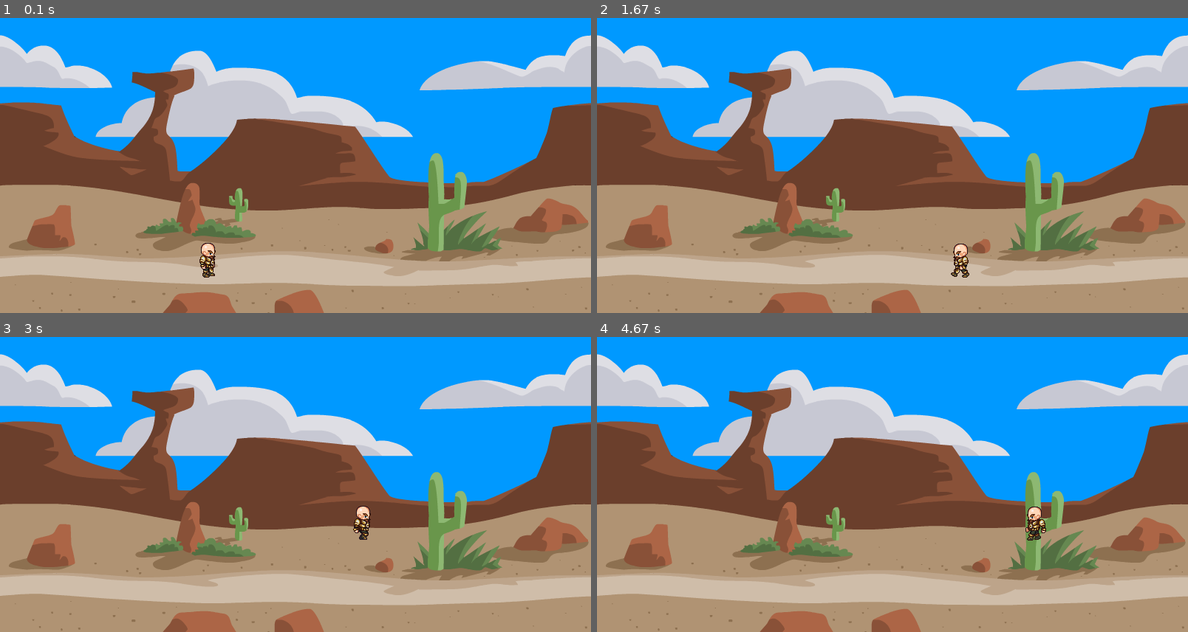
Above: before the commit, frames 1-4 (two rows, left to right).
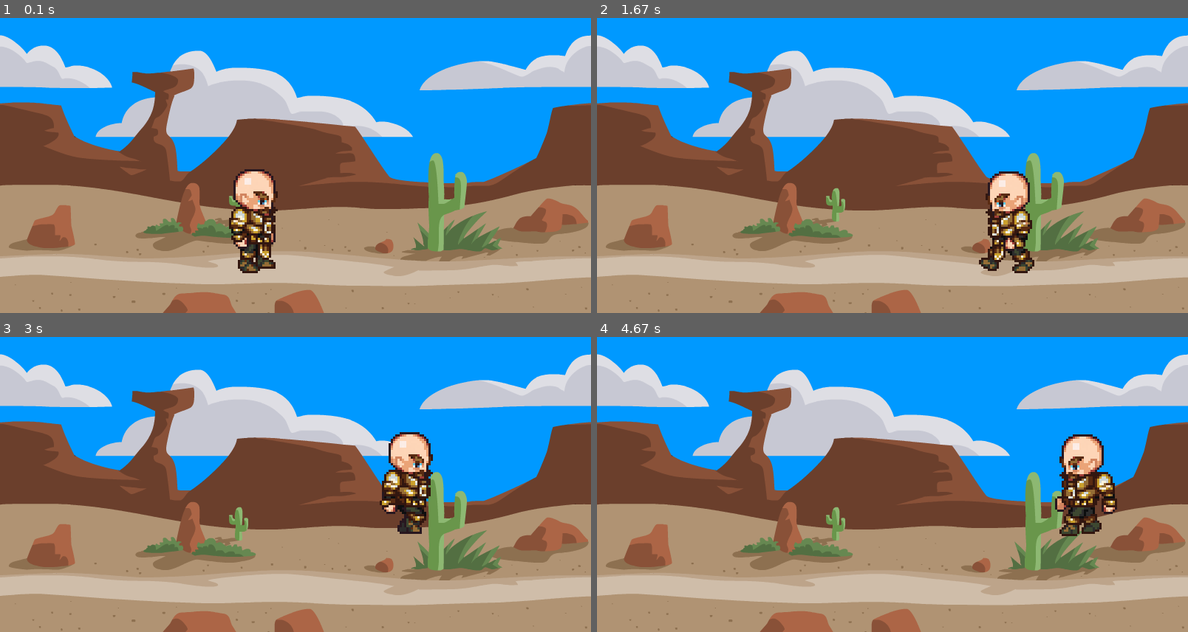
Above: after the commit, the same moments.

Repository: HelmutQualtinger/PyGameTut
Game: pygame game, started from Part-07-Objects.py
The game is run twice, just before and just after one commit, with the same random seed, the same clock (stepped at 60 frames per second) and the same inputs.
Inputs:
- Up to frame 1 (0.1 s): no input
- Up to frame 2 (1.67 s): hold Right 0.33-0.8 s; hold Right 0.83-1.3 s; tap Space at 0.9, 1.2, 1.4 s; hold Left from 1.33 s (still down)
- Up to frame 3 (3 s): tap Space at 1.7, 1.97, 2.27, 2.4, 2.7 s; release Left at 1.87 s; hold Left 1.9-2.3 s; hold Right 2.33-2.97 s
- Up to frame 4 (4.67 s): hold Left 3-3.47 s; tap Space at 3.07, 3.37, 3.57, 3.87, 4.07, 4.37, 4.57 s; hold Right 3.5-3.97 s; hold Right 4-4.47 s; hold Left from 4.5 s (still down)

The runs differ from the first frame. In frame 1, 2.5% of the frame differs, in the area x 33-47%, y 51-88%; in frame 2, 2.5%; in frame 3, 2.5%; in frame 4, 2.8%, in the area x 72-88%, y 33-69%.

Commit message:
linking things together

Diff:
--- a/Part-07-Objects.py
+++ b/Part-07-Objects.py
@@ -9,26 +9,10 @@
 
 # Load and Size Images
 stationary = pygame.image.load(os.path.join("Assets/Hero", "standing.png"))
-left = [pygame.image.load(os.path.join("Assets/Hero", "L1.png")),
-        pygame.image.load(os.path.join("Assets/Hero", "L2.png")),
-        pygame.image.load(os.path.join("Assets/Hero", "L3.png")),
-        pygame.image.load(os.path.join("Assets/Hero", "L4.png")),
-        pygame.image.load(os.path.join("Assets/Hero", "L5.png")),
-        pygame.image.load(os.path.join("Assets/Hero", "L6.png")),
-        pygame.image.load(os.path.join("Assets/Hero", "L7.png")),
-        pygame.image.load(os.path.join("Assets/Hero", "L8.png")),
-        pygame.image.load(os.path.join("Assets/Hero", "L9.png"))
-        ]
-right =[pygame.image.load(os.path.join("Assets/Hero", "R1.png")),
-        pygame.image.load(os.path.join("Assets/Hero", "R2.png")),
-        pygame.image.load(os.path.join("Assets/Hero", "R3.png")),
-        pygame.image.load(os.path.join("Assets/Hero", "R4.png")),
-        pygame.image.load(os.path.join("Assets/Hero", "R5.png")),
-        pygame.image.load(os.path.join("Assets/Hero", "R6.png")),
-        pygame.image.load(os.path.join("Assets/Hero", "R7.png")),
-        pygame.image.load(os.path.join("Assets/Hero", "R8.png")),
-        pygame.image.load(os.path.join("Assets/Hero", "R9.png"))
-        ]
+
+left =[pygame.transform.scale(pygame.image.load(os.path.join("Assets/Hero", f"L{i}.png")), (192, 192)) for i in range (1, 10)]
+right =[pygame.transform.scale(pygame.image.load(os.path.join("Assets/Hero", f"R{i}.png")), (192, 192)) for i in range (1, 10)]
+
 background = pygame.transform.scale(pygame.image.load(os.path.join("Assets", "Background.png")), (win_width, win_height))
 
 class Hero:
@@ -86,7 +70,8 @@
     pygame.display.update()
 
 # Instance of Hero-Class
-player = Hero(250, 290)
+player = Hero(250, 160)
+
 
 # Mainloop
 run = True
Not shown, changed: README.md
Not shown, changed: .DS_Store
